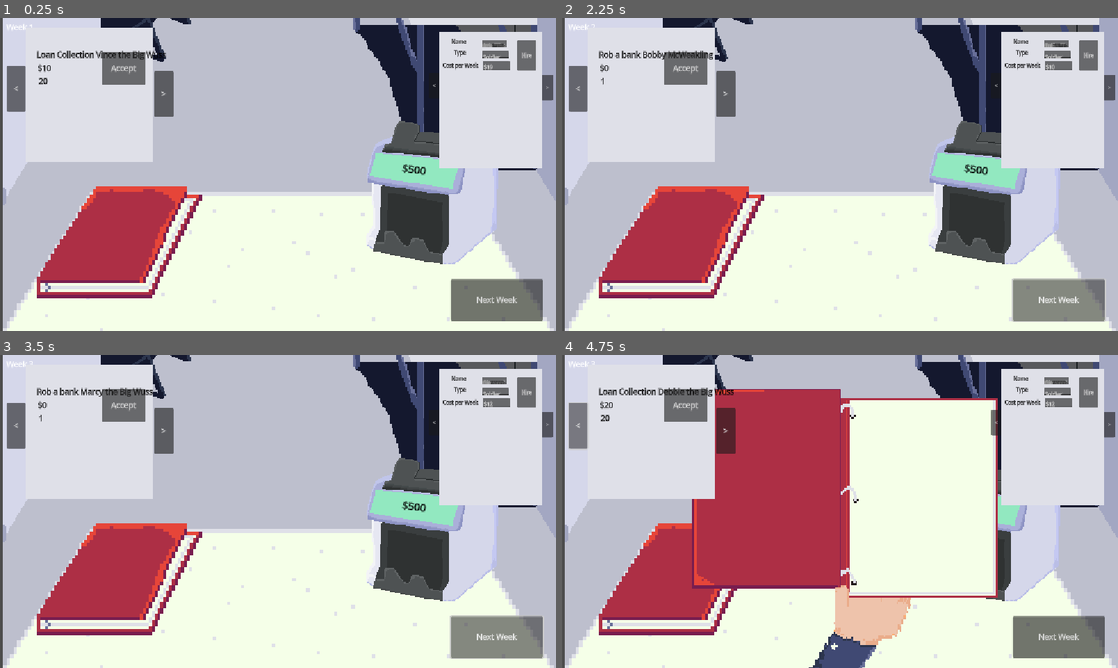
Above: before the commit, frames 1-4 (two rows, left to right).
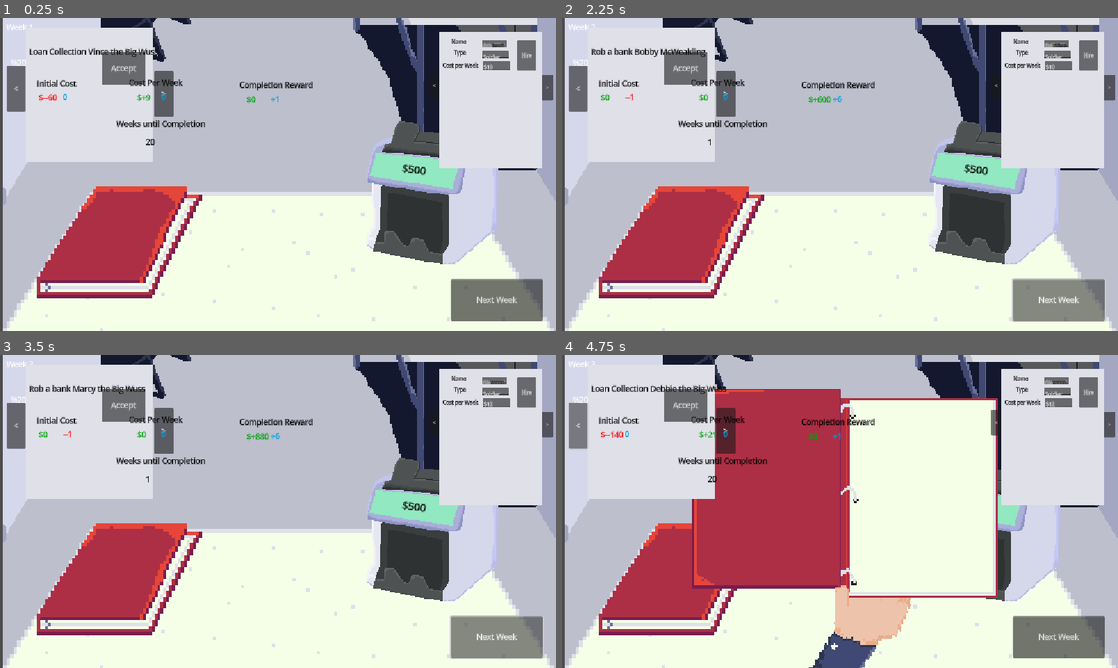
Above: after the commit, the same moments.

Repository: deruitda/ludum-dare-58
Game: Godot game, scene res://main.tscn
Same seed, same stepped clock (60 frames per second), same inputs: the game is played once before the commit and once after it.
Inputs (mouse positions are in pixels of both pictures, inside the frame that each line leads up to):
- Up to frame 1 (0.25 s): no input
- Up to frame 2 (2.25 s): click "Accept" at 0.5 s; click "Accept" at 1.25 s; click "Next Week" at 2 s
- Up to frame 3 (3.5 s): click "Next Week" at 2.75 s
- Up to frame 4 (4.75 s): click (684, 580) at 3.5 s; click "<" at 4.25 s

The runs differ from the first frame. In frame 1, 1.3% of the frame differs, in the area x 2-57%, y 9-41%; in frame 2, 1.3%; in frame 3, 1.3%; in frame 4, 1.4%.

Commit message:
wip

Diff:
--- a/entities/IncomeStreams/IncomeStreamType/drug_deal.tres
+++ b/entities/IncomeStreams/IncomeStreamType/drug_deal.tres
@@ -13,7 +13,9 @@
 [sub_resource type="Resource" id="Resource_tqgtf"]
 script = ExtResource("3_qiit0")
 cost_intensity = 1
+negative_cost = true
 respect_intensity = 1
+negative_respect_intensity = true
 metadata/_custom_type_script = "uid://cllgeulnh2up3"
 
 [sub_resource type="Resource" id="Resource_87mv3"]
@@ -23,12 +25,17 @@
 idle_description = "Get your hands dirty this week and sell it yourself"
 metadata/_custom_type_script = "uid://cy44ryxdfwf47"
 
+[sub_resource type="Resource" id="Resource_k58h3"]
+script = ExtResource("3_qiit0")
+cost_intensity = 2
+metadata/_custom_type_script = "uid://cllgeulnh2up3"
+
 [resource]
 script = ExtResource("4_p08p6")
 type = "Drug Deal"
 initial_cost_resource = SubResource("Resource_tqgtf")
+weekly_return_intensity_cost = SubResource("Resource_k58h3")
 completed_cost_resource = SubResource("Resource_qiit0")
-weekly_return_intensity = 2
 duration_intensity = 1
 description = "Buy some drugs. Have someone sell it on the street for you!"
 accepted_worker_types = Array[ExtResource("1_qiit0")]([ExtResource("2_tqgtf")])
--- a/entities/IncomeStreams/IncomeStreamType/loan_collection.tres
+++ b/entities/IncomeStreams/IncomeStreamType/loan_collection.tres
@@ -14,6 +14,7 @@
 [sub_resource type="Resource" id="Resource_54xmu"]
 script = ExtResource("3_ptop8")
 cost_intensity = 2
+negative_cost = true
 metadata/_custom_type_script = "uid://cllgeulnh2up3"
 
 [sub_resource type="Resource" id="Resource_87mv3"]
@@ -23,12 +24,17 @@
 idle_description = "Rought their ass up and let them know you mean business"
 metadata/_custom_type_script = "uid://cy44ryxdfwf47"
 
+[sub_resource type="Resource" id="Resource_ptop8"]
+script = ExtResource("3_ptop8")
+cost_intensity = 3
+metadata/_custom_type_script = "uid://cllgeulnh2up3"
+
 [resource]
 script = ExtResource("4_m5ntf")
 type = "Loan Collection"
 initial_cost_resource = SubResource("Resource_54xmu")
+weekly_return_intensity_cost = SubResource("Resource_ptop8")
 completed_cost_resource = SubResource("Resource_fxhdf")
-weekly_return_intensity = 3
 duration_intensity = 2
 description = "Buy some drugs. Have someone sell it on the street for you!"
 accepted_worker_types = Array[ExtResource("1_ua45v")]([ExtResource("2_ptop8")])
--- a/entities/IncomeStreams/IncomeStreamType/robbery.tres
+++ b/entities/IncomeStreams/IncomeStreamType/robbery.tres
@@ -12,13 +12,10 @@
 respect_intensity = 3
 metadata/_custom_type_script = "uid://cllgeulnh2up3"
 
-[sub_resource type="Resource" id="Resource_coe0b"]
-script = ExtResource("3_06xff")
-metadata/_custom_type_script = "uid://cllgeulnh2up3"
-
 [sub_resource type="Resource" id="Resource_64npk"]
 script = ExtResource("3_06xff")
 respect_intensity = 1
+negative_respect_intensity = true
 metadata/_custom_type_script = "uid://cllgeulnh2up3"
 
 [sub_resource type="Resource" id="Resource_2oqkb"]
@@ -28,11 +25,15 @@
 cost_to_attempt_to_resolve = 1
 metadata/_custom_type_script = "uid://cy44ryxdfwf47"
 
+[sub_resource type="Resource" id="Resource_06xff"]
+script = ExtResource("3_06xff")
+metadata/_custom_type_script = "uid://cllgeulnh2up3"
+
 [resource]
 script = ExtResource("4_06xff")
 type = "Rob a bank"
 initial_cost_resource = SubResource("Resource_64npk")
-earned_per_week_cost_resource = SubResource("Resource_coe0b")
+weekly_return_intensity_cost = SubResource("Resource_06xff")
 completed_cost_resource = SubResource("Resource_n1y87")
 description = "Go in with weapon of choice. Come out with money. What could go wrong?"
 accepted_worker_types = Array[ExtResource("1_06xff")]([ExtResource("2_2oqkb")])
--- a/entities/IncomeStreams/income_stream.gd
+++ b/entities/IncomeStreams/income_stream.gd
@@ -6,7 +6,7 @@
 
 @export var initial_cost: Cost
 @export var completed_return_cost: Cost
-@export var weekly_return_intensity: Enums.IncomeStreamCostIntensity
+@export var weekly_return_cost: Cost
 
 @export var duration_in_weeks: int = 10
 
@@ -36,12 +36,9 @@
 func set_completed_return_cost(cost: Cost):
 	completed_return_cost = cost
 	add_child(completed_return_cost)
-
-func get_weekly_cost() -> int:
-	var rate = Enums.get_rate_of_return_from_cost_intensity(weekly_return_intensity)
-	var upfront_cash = initial_cost.cost
-	var weekly_amount = ceil((rate * (upfront_cash / 10.0) / duration_in_weeks)) * 10
-	return weekly_amount
+func set_weekly_return_cost(cost: Cost):
+	weekly_return_cost = cost
+	add_child(weekly_return_cost)
 
 func has_idle_event() -> bool:
 	return idle_event_manager.has_idle_event()
--- a/entities/IncomeStreams/income_stream_type_resource.gd
+++ b/entities/IncomeStreams/income_stream_type_resource.gd
@@ -6,10 +6,12 @@
 @export var required_respect: int = 0
 
 @export var initial_cost_resource: CostResource
+@export var weekly_return_intensity_cost: CostResource
 @export var completed_cost_resource: CostResource
 
-@export var weekly_return_intensity: Enums.IncomeStreamCostIntensity
 @export var duration_intensity: Enums.IncomeStreamTimeIntensity
+
+
 
 @export var capacity: int = 1
 @export var description: String = ""
@@ -25,7 +27,20 @@
 
 	income_stream.set_initial_cost(initial_cost_resource.calculate_new_cost())
 	income_stream.set_completed_return_cost(completed_cost_resource.calculate_new_cost())
-	income_stream.weekly_return_intensity = weekly_return_intensity
+
+
+	var rate = Enums.get_rate_of_return_from_cost_intensity(weekly_return_intensity_cost.cost_intensity)
+	var upfront_cash = income_stream.initial_cost.cost
+	var weekly_amount = absi((rate * (upfront_cash ) / income_stream.duration_in_weeks))
+	if weekly_return_intensity_cost.negative_cost:
+		weekly_amount = weekly_amount * -1
+
+	var cost = Cost.new()
+	cost.set_cost(weekly_amount)
+	cost.set_respect(weekly_return_intensity_cost.calculate_respect())
+
+
+	income_stream.set_weekly_return_cost(cost)
 
 	income_stream.duration_in_weeks = Enums.get_duration_in_weeks_from_time_intensity(duration_intensity)
 
--- a/entities/IncomeStreams/potential_idle_event_resource.gd
+++ b/entities/IncomeStreams/potential_idle_event_resource.gd
@@ -6,5 +6,5 @@
 @export var idle_description: String = ""
 
 @export var resolve_cost: CostResource
-@export var cost_to_attempt_to_resolve: Enums.IncomeStreamCostIntensity
-@export var respect_cost_to_attempt_to_resolve: Enums.IncomeStreamCostIntensity
+@export var cost_to_attempt_to_resolve: Enums.Intensity
+@export var respect_cost_to_attempt_to_resolve: Enums.Intensity
--- a/managers/IncomeStreamsManagers/income_stream_manager.gd
+++ b/managers/IncomeStreamsManagers/income_stream_manager.gd
@@ -39,7 +39,7 @@
 func get_forecasted_income() -> int:
 	var forecasted_income: int = 0
 	for income_stream in  get_active_income_streams():
-		forecasted_income = forecasted_income + income_stream.get_weekly_cost()
+		forecasted_income = forecasted_income + income_stream.weekly_return_cost.cost
 	return forecasted_income
 
 func abandon_income_stream(income_stream) -> void:
--- a/managers/game_manager.gd
+++ b/managers/game_manager.gd
@@ -27,7 +27,7 @@
 
 func progress_to_next_week():
 	for income_stream in IncomeStreamManager.get_active_income_streams():
-		GameState.collect_money(income_stream.get_weekly_cost())
+		GameState.collect_money(income_stream.weekly_return_cost.cost)
 		income_stream.increment_week()
 		if income_stream.is_completed():
 			SignalBus.income_stream_completed.emit(income_stream)
--- a/ui/cost_view.gd
+++ b/ui/cost_view.gd
@@ -3,3 +3,13 @@
 
 @export var money_label: Label
 @export var respect_label: Label
+
+@onready var cost: Cost
+
+func set_cost(new_cost: Cost):
+	cost = new_cost
+	refresh()
+
+func refresh() -> void:
+	money_label.set_value(cost.cost)
+	respect_label.set_value(cost.respect)
--- a/ui/cost_view.tscn
+++ b/ui/cost_view.tscn
@@ -1,16 +1,37 @@
-[gd_scene load_steps=4 format=3 uid="uid://c77i2c6uu0f33"]
+[gd_scene load_steps=6 format=3 uid="uid://c77i2c6uu0f33"]
 
 [ext_resource type="Script" uid="uid://cegejrjq5othg" path="res://ui/cost_view.gd" id="1_eyt04"]
-[ext_resource type="PackedScene" uid="uid://de7xv2m41lp1m" path="res://ui/money_label.tscn" id="2_2c845"]
-[ext_resource type="PackedScene" uid="uid://bol06tokko7wx" path="res://ui/respect_label.tscn" id="3_mtbbc"]
+[ext_resource type="PackedScene" uid="uid://de7xv2m41lp1m" path="res://ui/stat_label.tscn" id="2_2c845"]
+[ext_resource type="PackedScene" uid="uid://byqlkeohgkgp3" path="res://ui/label_component.tscn" id="4_tmjy7"]
+[ext_resource type="LabelSettings" uid="uid://d0ai4x5b6g57f" path="res://desk/Resumes/money_label.tres" id="6_sphsk"]
+[ext_resource type="LabelSettings" uid="uid://cyhf11t8g3re5" path="res://desk/Resumes/respect_label.tres" id="7_dcibp"]
 
-[node name="CostView" type="Control"]
+[node name="CostView" type="Control" node_paths=PackedStringArray("money_label", "respect_label")]
 layout_mode = 3
 anchors_preset = 0
 script = ExtResource("1_eyt04")
+money_label = NodePath("MoneyLabel")
+respect_label = NodePath("RespectLabel")
 
-[node name="MoneyLabel" parent="." instance=ExtResource("2_2c845")]
+[node name="MoneyLabel" parent="." node_paths=PackedStringArray("label_component") instance=ExtResource("2_2c845")]
 layout_mode = 0
+text = "$+10"
+label_settings = ExtResource("6_sphsk")
+label_component = NodePath("MoneyLabelComponent")
 
-[node name="RespectLabel" parent="." instance=ExtResource("3_mtbbc")]
+[node name="MoneyLabelComponent" parent="MoneyLabel" instance=ExtResource("4_tmjy7")]
+positive_label_settings = ExtResource("6_sphsk")
+
+[node name="RespectLabel" parent="." node_paths=PackedStringArray("label_component") instance=ExtResource("2_2c845")]
 layout_mode = 0
+offset_left = 50.0
+offset_top = -1.0
+offset_right = 90.0
+offset_bottom = 22.0
+text = "+5"
+label_settings = ExtResource("7_dcibp")
+label_component = NodePath("RespectLabelComponent")
+
+[node name="RespectLabelComponent" parent="RespectLabel" instance=ExtResource("4_tmjy7")]
+prepend_string = ""
+positive_label_settings = ExtResource("7_dcibp")
--- a/ui/income_stream_view.gd
+++ b/ui/income_stream_view.gd
@@ -1,14 +1,24 @@
 extends Node2D
 class_name IncomeStreamView
 
-@export var name_label: Label
-@export var expected_weekly_income_label: Label
-@export var weeks_left_label: Label
+@onready var income_stream: IncomeStream
 
-@onready var income_stream: IncomeStream
+@onready var name_label: Label = $Control2/NameLabel
+@onready var description_label: Label = $Control2/DescriptionLabel
+
+@onready var initial_cost_view: CostView = $Control/InitialCostControl/InitialCostView
+@onready var per_week_cost_view: CostView = $Control/PerWeekControl/PerWeekCostView
+@onready var completion_reward_control_view: CostView = $Control/CompletionRewardControl/CompletionRewardControlView
+
+@onready var weeks_left_value: Label = $Control/WeeksLeftValue
 
 func set_income_stream(new_income_stream: IncomeStream):
 	income_stream = new_income_stream
 	name_label.text = income_stream.income_stream_name
-	expected_weekly_income_label.text = "$" + str(income_stream.get_weekly_cost())
-	weeks_left_label.text = str(income_stream.get_weeks_left())
+	description_label.text = income_stream.description
+
+	initial_cost_view.set_cost(new_income_stream.initial_cost)
+	per_week_cost_view.set_cost(income_stream.weekly_return_cost)
+	completion_reward_control_view.set_cost(income_stream.completed_return_cost)
+
+	weeks_left_value.text = str(income_stream.duration_in_weeks)
--- a/ui/income_stream_view.tscn
+++ b/ui/income_stream_view.tscn
@@ -1,34 +1,138 @@
-[gd_scene load_steps=3 format=3 uid="uid://euex01opw2ii"]
+[gd_scene load_steps=6 format=3 uid="uid://euex01opw2ii"]
 
 [ext_resource type="Script" uid="uid://vcgoa0uv7lvn" path="res://ui/income_stream_view.gd" id="1_mdr4a"]
 [ext_resource type="LabelSettings" uid="uid://djkpwc0lasqli" path="res://desk/Resumes/resume_label.tres" id="2_b5ulf"]
+[ext_resource type="PackedScene" uid="uid://c77i2c6uu0f33" path="res://ui/cost_view.tscn" id="3_4jaii"]
+[ext_resource type="LabelSettings" uid="uid://0ejlgbcqp8ns" path="res://desk/Resumes/description_label.tres" id="3_7nf1l"]
+[ext_resource type="PackedScene" uid="uid://b52bu006uvuoy" path="res://ui/percentage_label.tscn" id="5_v03va"]
 
-[node name="IncomeStreamView" type="Node2D" node_paths=PackedStringArray("name_label", "expected_weekly_income_label", "weeks_left_label")]
+[node name="IncomeStreamView" type="Node2D"]
 script = ExtResource("1_mdr4a")
-name_label = NodePath("NameLabel")
-expected_weekly_income_label = NodePath("ExpectedWeeklyIncomeLabel")
-weeks_left_label = NodePath("WeeksLeftLabel")
 
-[node name="NameLabel" type="Label" parent="."]
-offset_left = 32.0
-offset_top = 9.0
-offset_right = 132.0
-offset_bottom = 34.0
+[node name="Control2" type="Control" parent="."]
+layout_mode = 3
+anchors_preset = 0
+offset_left = -75.0
+offset_top = -9.0
+offset_right = -35.0
+offset_bottom = 31.0
+
+[node name="NameLabel" type="Label" parent="Control2"]
+layout_mode = 0
+offset_left = 91.0
+offset_top = 12.0
+offset_right = 191.0
+offset_bottom = 37.0
 text = "Steve"
 label_settings = ExtResource("2_b5ulf")
 
-[node name="ExpectedWeeklyIncomeLabel" type="Label" parent="."]
-offset_left = 34.0
-offset_top = 37.0
-offset_right = 66.0
-offset_bottom = 60.0
-text = "$10"
+[node name="DescriptionLabel" type="Label" parent="Control2"]
+layout_mode = 0
+offset_left = 92.0
+offset_top = 43.0
+offset_right = 192.0
+offset_bottom = 68.0
+text = "Steve"
+label_settings = ExtResource("3_7nf1l")
+
+[node name="Control" type="Control" parent="."]
+layout_mode = 3
+anchors_preset = 0
+offset_left = -19.0
+offset_top = 25.0
+offset_right = 21.0
+offset_bottom = 65.0
+
+[node name="InitialCostControl" type="Control" parent="Control"]
+anchors_preset = 0
+offset_left = 8.0
+offset_top = 10.0
+offset_right = 48.0
+offset_bottom = 50.0
+
+[node name="IntialCostLabel" type="Label" parent="Control/InitialCostControl"]
+layout_mode = 0
+offset_left = 43.0
+offset_top = 34.0
+offset_right = 126.0
+offset_bottom = 57.0
+text = "Initial Cost"
 label_settings = ExtResource("2_b5ulf")
 
-[node name="WeeksLeftLabel" type="Label" parent="."]
-offset_left = 36.0
-offset_top = 64.0
-offset_right = 144.0
-offset_bottom = 87.0
-text = "10 Weeks Left"
+[node name="InitialCostView" parent="Control/InitialCostControl" instance=ExtResource("3_4jaii")]
+layout_mode = 0
+offset_left = 47.0
+offset_top = 63.0
+offset_right = 47.0
+offset_bottom = 63.0
+
+[node name="PerWeekControl" type="Control" parent="Control"]
+anchors_preset = 0
+offset_left = 212.0
+offset_top = 10.0
+offset_right = 252.0
+offset_bottom = 50.0
+
+[node name="PerWeekCostLabel" type="Label" parent="Control/PerWeekControl"]
+layout_mode = 0
+offset_left = 30.0
+offset_top = 32.0
+offset_right = 141.0
+offset_bottom = 55.0
+text = "Cost Per Week"
 label_settings = ExtResource("2_b5ulf")
+
+[node name="PerWeekCostView" parent="Control/PerWeekControl" instance=ExtResource("3_4jaii")]
+layout_mode = 0
+offset_left = 47.0
+offset_top = 63.0
+offset_right = 47.0
+offset_bottom = 63.0
+
+[node name="CompletionRewardControl" type="Control" parent="Control"]
+anchors_preset = 0
+offset_left = 439.0
+offset_top = 14.0
+offset_right = 479.0
+offset_bottom = 54.0
+
+[node name="CompletionRewardControlLabel" type="Label" parent="Control/CompletionRewardControl"]
+layout_mode = 0
+offset_left = 32.0
+offset_top = 33.0
+offset_right = 143.0
+offset_bottom = 56.0
+text = "Completion Reward"
+label_settings = ExtResource("2_b5ulf")
+
+[node name="CompletionRewardControlView" parent="Control/CompletionRewardControl" instance=ExtResource("3_4jaii")]
+layout_mode = 0
+offset_left = 47.0
+offset_top = 63.0
+offset_right = 47.0
+offset_bottom = 63.0
+
+[node name="WeeksLeftLabel" type="Label" parent="Control"]
+layout_mode = 0
+offset_left = 216.0
+offset_top = 127.0
+offset_right = 400.0
+offset_bottom = 150.0
+text = "Weeks until Completion"
+label_settings = ExtResource("2_b5ulf")
+
+[node name="WeeksLeftValue" type="Label" parent="Control"]
+layout_mode = 0
+offset_left = 277.0
+offset_top = 165.0
+offset_right = 385.0
+offset_bottom = 188.0
+text = "10"
+label_settings = ExtResource("2_b5ulf")
+
+[node name="PercentageLabel" parent="Control" instance=ExtResource("5_v03va")]
+layout_mode = 0
+offset_left = -3.0
+offset_top = 1.0
+offset_right = 37.0
+offset_bottom = 24.0
--- /dev/null
+++ b/ui/label_component.gd
@@ -0,0 +1,13 @@
+extends Node
+class_name LabelComponent
+
+@export var prepend_string: String = "$"
+@export var positive_label_settings: LabelSettings
+@export var negative_label_settings: LabelSettings = preload("uid://di5o3x4joi7mt")
+
+func get_label_from_int(value: int):
+	if value > 0:
+		return prepend_string + "+" + str(value)
+	elif value < 0:
+		return prepend_string +"-" + str(value)
+	return prepend_string + "0"
--- /dev/null
+++ b/ui/label_component.tscn
@@ -0,0 +1,6 @@
+[gd_scene load_steps=2 format=3 uid="uid://byqlkeohgkgp3"]
+
+[ext_resource type="Script" uid="uid://dy5gevfywaxuc" path="res://ui/label_component.gd" id="1_aeyed"]
+
+[node name="LabelComponent" type="Node2D"]
+script = ExtResource("1_aeyed")
--- a/ui/money_label.gd
+++ /dev/null
@@ -1 +0,0 @@
-extends Label
--- a/ui/money_label.tscn
+++ /dev/null
@@ -1,8 +0,0 @@
-[gd_scene load_steps=2 format=3 uid="uid://de7xv2m41lp1m"]
-
-[ext_resource type="Script" uid="uid://du3wcqq57120u" path="res://ui/money_label.gd" id="1_6mg6p"]
-
-[node name="MoneyLabel" type="Label"]
-offset_right = 40.0
-offset_bottom = 23.0
-script = ExtResource("1_6mg6p")
--- /dev/null
+++ b/ui/percentage_label.gd
@@ -0,0 +1,22 @@
+extends Label
+class_name PercentageLabel
+
+@export var high_is_bad: bool = false
+@export var danger_threshold: float = .35
+@export var caution_threshold: float = .65
+
+@export var danger_label_settings: LabelSettings = preload("uid://di5o3x4joi7mt")
+@export var caution_label_settings: LabelSettings = preload("uid://djkpwc0lasqli")
+@export var happy_label_settings: LabelSettings = preload("uid://d0ai4x5b6g57f")
+
+func set_percentage(percentage: float):
+	text = str(percentage) + "%"
+	var value = percentage
+	if high_is_bad:
+		value = 1 - value
+	if value < danger_threshold:
+		label_settings = danger_label_settings
+	elif value < caution_threshold:
+		label_settings = caution_label_settings
+
+	label_settings = happy_label_settings
--- /dev/null
+++ b/ui/percentage_label.tscn
@@ -0,0 +1,10 @@
+[gd_scene load_steps=2 format=3 uid="uid://b52bu006uvuoy"]
+
+[ext_resource type="Script" uid="uid://b10sydyxm6e2c" path="res://ui/percentage_label.gd" id="1_bvfle"]
+
+[node name="PercentageLabel" type="Label"]
+offset_top = -1.0
+offset_right = 40.0
+offset_bottom = 22.0
+text = "%20"
+script = ExtResource("1_bvfle")
--- a/ui/respect_label.gd
+++ /dev/null
@@ -1,2 +0,0 @@
-extends Label
-class_name RespectLabel
--- a/ui/respect_label.tscn
+++ b/ui/respect_label.tscn
@@ -1,8 +1,12 @@
 [gd_scene load_steps=2 format=3 uid="uid://bol06tokko7wx"]
 
-[ext_resource type="Script" uid="uid://davy53ctecdmh" path="res://ui/respect_label.gd" id="1_vlh5i"]
+[sub_resource type="GDScript" id="GDScript_mwbv3"]
+script/source = "extends Label
+class_name RespectLabel
+"
 
 [node name="RespectLabel" type="Label"]
 offset_right = 40.0
 offset_bottom = 23.0
-script = ExtResource("1_vlh5i")
+text = "1"
+script = SubResource("GDScript_mwbv3")
--- /dev/null
+++ b/ui/stat_label.gd
@@ -0,0 +1,10 @@
+extends Label
+class_name StatLabel
+@export var label_component: LabelComponent
+
+func set_value(value: int) -> void:
+	text = label_component.get_label_from_int(value)
+	if value >= 0:
+		label_settings = label_component.positive_label_settings
+	else:
+		label_settings = label_component.negative_label_settings
--- /dev/null
+++ b/ui/stat_label.tscn
@@ -0,0 +1,16 @@
+[gd_scene load_steps=4 format=3 uid="uid://de7xv2m41lp1m"]
+
+[ext_resource type="Script" uid="uid://du3wcqq57120u" path="res://ui/stat_label.gd" id="1_cx6us"]
+[ext_resource type="LabelSettings" uid="uid://d0ai4x5b6g57f" path="res://desk/Resumes/money_label.tres" id="2_kam33"]
+[ext_resource type="Script" uid="uid://dy5gevfywaxuc" path="res://ui/label_component.gd" id="3_rn15x"]
+
+[node name="StatLabel" type="Label" node_paths=PackedStringArray("label_component")]
+offset_right = 40.0
+offset_bottom = 23.0
+text = "$10"
+script = ExtResource("1_cx6us")
+positive_label_settings = ExtResource("2_kam33")
+label_component = NodePath("LabelComponent")
+
+[node name="LabelComponent" type="Node" parent="."]
+script = ExtResource("3_rn15x")
--- a/utilities/cost_resource.gd
+++ b/utilities/cost_resource.gd
@@ -1,14 +1,22 @@
 extends Resource
 class_name CostResource
 
-@export var cost_intensity: Enums.IncomeStreamCostIntensity
-@export var respect_intensity: Enums.IncomeStreamCostIntensity
+@export var cost_intensity: Enums.Intensity
+@export var negative_cost: bool = false
+@export var respect_intensity: Enums.Intensity
+@export var negative_respect_intensity: bool = false
 
 func calculate_cost() -> int:
-	return Enums.get_cost_from_cost_intensity(cost_intensity)
+	var return_val = Enums.get_cost_from_cost_intensity(cost_intensity)
+	if negative_cost:
+		return_val = return_val * -1
+	return return_val
 
 func calculate_respect() -> int:
-	return Enums.get_respect_cost_from_cost_intensity(respect_intensity)
+	var return_val = Enums.get_respect_cost_from_cost_intensity(respect_intensity)
+	if negative_respect_intensity:
+		return_val = return_val * -1
+	return return_val
 
 func calculate_rate() -> int:
 	return Enums.get_rate_of_return_from_cost_intensity(cost_intensity)
--- a/utilities/enums.gd
+++ b/utilities/enums.gd
@@ -1,6 +1,6 @@
 extends Node
 
-enum IncomeStreamCostIntensity {
+enum Intensity {
 	NONE,
 	LOW,
 	LOW_MEDIUM,
@@ -17,52 +17,52 @@
 	RECURRING
 }
 
-func get_cost_from_cost_intensity(intensity: Enums.IncomeStreamCostIntensity) -> int:
+func get_cost_from_cost_intensity(intensity: Enums.Intensity) -> int:
 	match intensity:
-		Enums.IncomeStreamCostIntensity.NONE:
+		Enums.Intensity.NONE:
 			return 0
-		Enums.IncomeStreamCostIntensity.LOW:
+		Enums.Intensity.LOW:
 			return randi_range(1, 9) * 10
-		Enums.IncomeStreamCostIntensity.LOW_MEDIUM:
+		Enums.Intensity.LOW_MEDIUM:
 			return randi_range(5, 25) * 10
-		Enums.IncomeStreamCostIntensity.MEDIUM:
+		Enums.Intensity.MEDIUM:
 			return randi_range(20, 90) * 10
-		Enums.IncomeStreamCostIntensity.MEDIUM_HIGH:
+		Enums.Intensity.MEDIUM_HIGH:
 			return randi_range(100, 900) * 10
-		Enums.IncomeStreamCostIntensity.HIGH:
+		Enums.Intensity.HIGH:
 			return randi_range(100, 900) * 10
 	return 0
 
-func get_respect_cost_from_cost_intensity(intensity: Enums.IncomeStreamCostIntensity) -> int:
+func get_respect_cost_from_cost_intensity(intensity: Enums.Intensity) -> int:
 	match intensity:
-		Enums.IncomeStreamCostIntensity.NONE:
+		Enums.Intensity.NONE:
 			return 0
-		Enums.IncomeStreamCostIntensity.LOW:
+		Enums.Intensity.LOW:
 			return 1
-		Enums.IncomeStreamCostIntensity.LOW_MEDIUM:
+		Enums.Intensity.LOW_MEDIUM:
 			return 3
-		Enums.IncomeStreamCostIntensity.MEDIUM:
+		Enums.Intensity.MEDIUM:
 			return 6
-		Enums.IncomeStreamCostIntensity.MEDIUM_HIGH:
+		Enums.Intensity.MEDIUM_HIGH:
 			return 15
-		Enums.IncomeStreamCostIntensity.HIGH:
+		Enums.Intensity.HIGH:
 			return 30
 	return 0
 
-## @param intensity Enums.IncomeStreamCostIntensity
+## @param intensity Enums.Intensity
 func get_rate_of_return_from_cost_intensity(intensity: int) -> float:
 	match intensity:
-		Enums.IncomeStreamCostIntensity.NONE:
+		Enums.Intensity.NONE:
 			return 0.0
-		Enums.IncomeStreamCostIntensity.LOW:
-			return randf_range(1.1, 1.2) * 10
-		Enums.IncomeStreamCostIntensity.LOW_MEDIUM:
+		Enums.Intensity.LOW:
+			return randf_range(1.1, 1.2)
+		Enums.Intensity.LOW_MEDIUM:
 			return randf_range(1.2, 1.4)
-		Enums.IncomeStreamCostIntensity.MEDIUM:
+		Enums.Intensity.MEDIUM:
 			return randf_range(1.5, 1.8)
-		Enums.IncomeStreamCostIntensity.MEDIUM_HIGH:
+		Enums.Intensity.MEDIUM_HIGH:
 			return randf_range(2, 2.5)
-		Enums.IncomeStreamCostIntensity.HIGH:
+		Enums.Intensity.HIGH:
 			return randf_range(3.0, 5.0)
 
 	return 0
Not shown: 1 places in entities/IncomeStreams/IncomeStreamType/drug_deal.tres that only renumber resources
Not shown: 1 places in entities/IncomeStreams/IncomeStreamType/loan_collection.tres that only renumber resources
Not shown, added: ui/label_component.gd.uid
Not shown, added: ui/percentage_label.gd.uid
Not shown, removed: ui/respect_label.gd.uid
Renamed: ui/money_label.gd.uid -> ui/stat_label.gd.uid
